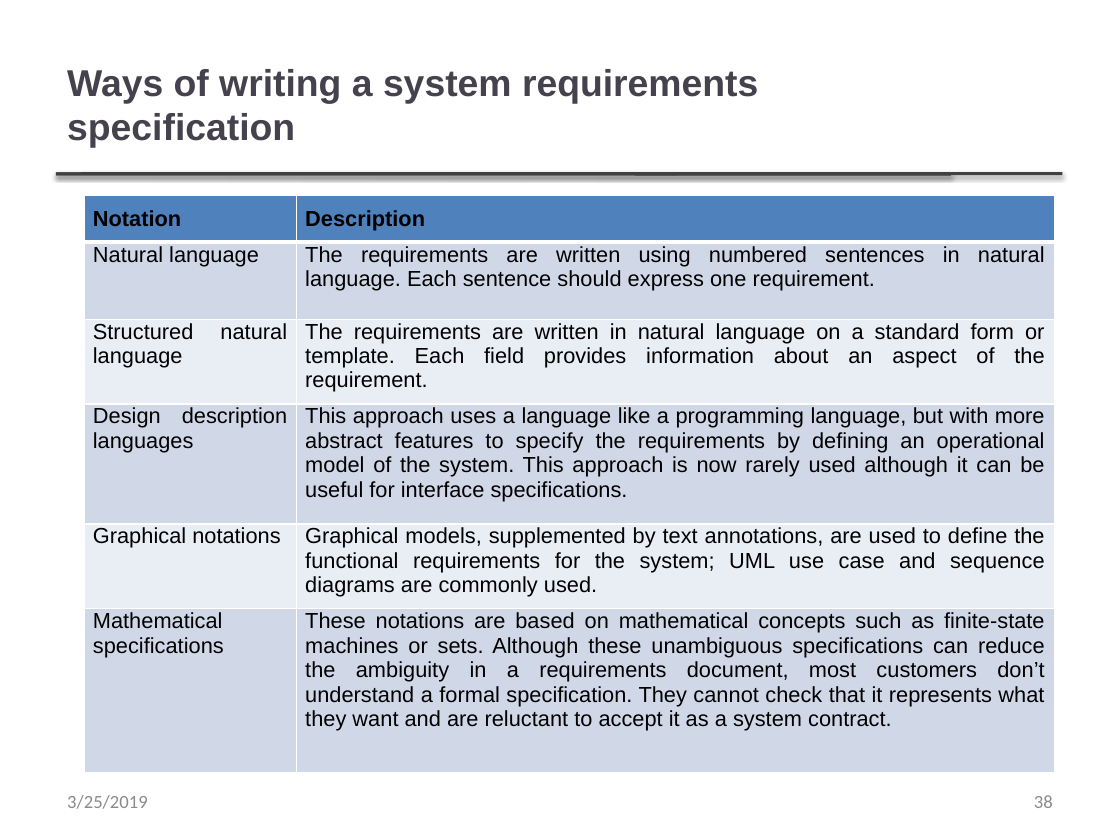
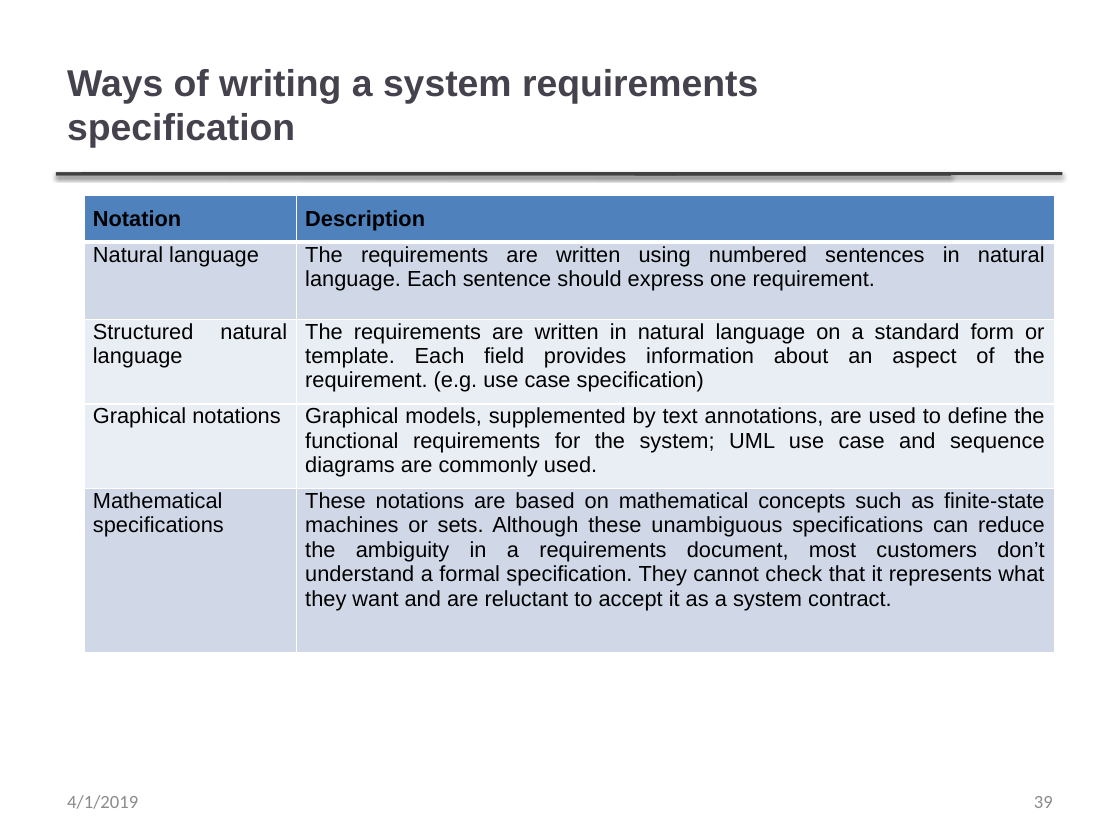
Before and after one commit to ppawar/ppawar.github.io, a slide deck: slide 39 of CSE308-S19/Slides/PPT/Ch4 - Requirements analysis.pptx (slide 38 before the commit). Drawn at 1120x840 pixels with LibreOffice and Linux fonts; fonts in the diff are those of the drawing; background and template pictures are left out. Boxes give left, top, right and bottom in pixels: in the first picture for what was removed or moved away, otherwise in the second. Text is boxed around its words. In the diff, an @@ line names an element or a change of style, - is before the commit and + after.

```diff
--- a/CSE308-S19/Slides/PPT/Ch4 - Requirements analysis.pptx
+++ b/CSE308-S19/Slides/PPT/Ch4 - Requirements analysis.pptx
@@ table at box(84, 195, 1055, 663) @@
-row 3: Structured natural language | The requirements are written in natural language on a standard form or template. Each field provides information about an aspect of the requirement.
-row 4: Design description languages | This approach uses a language like a programming language, but with more abstract features to specify the requirements by defining an operational model of the system. This approach is now rarely used although it can be useful for interface specifications.
+row 3: Structured natural language | The requirements are written in natural language on a standard form or template. Each field provides information about an aspect of the requirement. (e.g. use case specification)
@@ text at box(67, 795, 138, 809): text changed @@
-3/25/2019
+4/1/2019
@@ page number at box(1034, 796, 1053, 808): text changed @@
-38
+39
```
Also in this commit, not shown: 55 other slides changed, 1 slide added, 8 other files.
